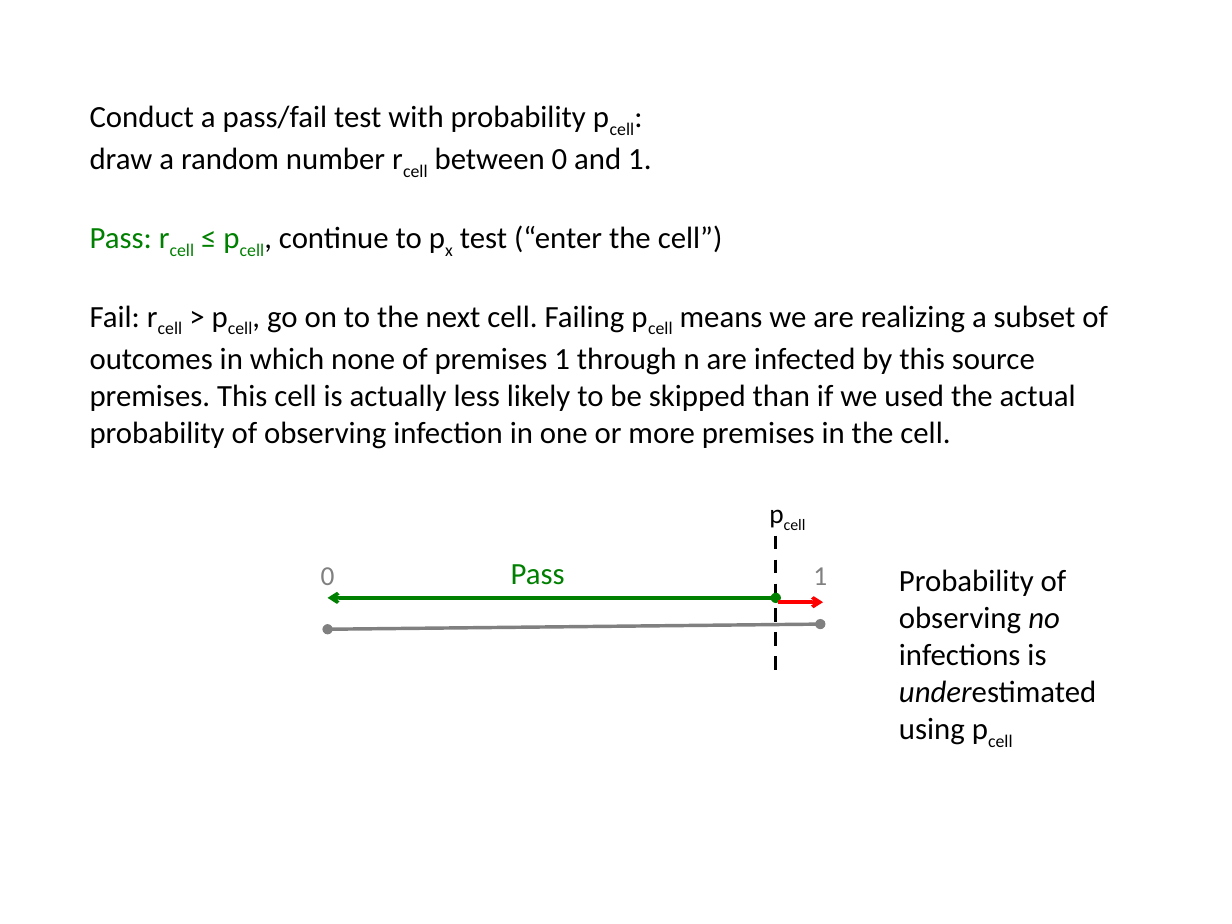
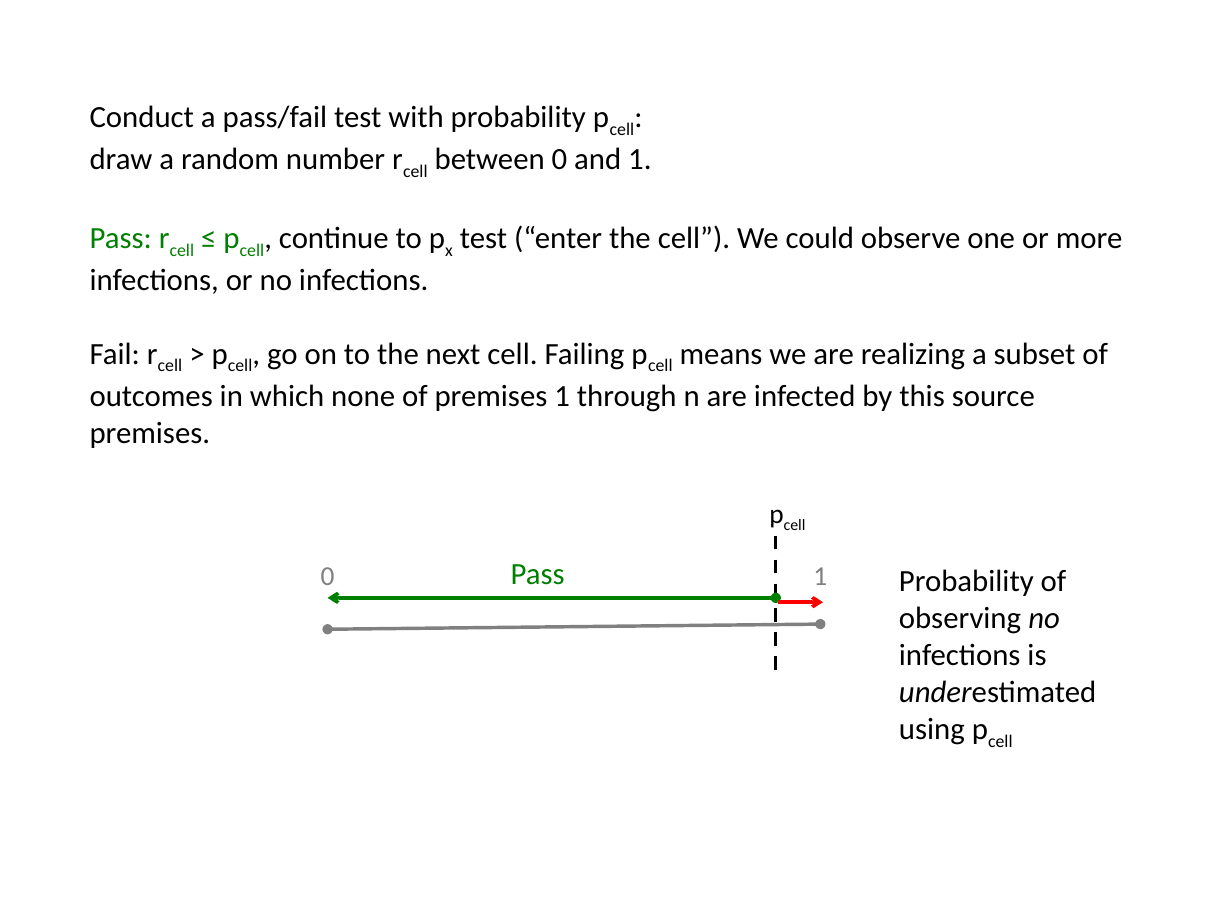
Before and after one commit to webblabb/usdosr, a slide deck: slide 25 of Schematics.pptx (slide 22 before the commit). Drawn at 1232x924 pixels with LibreOffice and Linux fonts; fonts in the diff are those of the drawing. Boxes give left, top, right and bottom in pixels: in the first picture for what was removed or moved away, otherwise in the second. Text is boxed around its words. In the diff, an @@ line names an element or a change of style, - is before the commit and + after.

```diff
--- a/Schematics.pptx
+++ b/Schematics.pptx
@@ text at [90, 225, 1122, 448]: text changed @@
-Pass: rcell ≤ pcell, continue to px test (“enter the cell”)
-Fail: rcell > pcell, go on to the next cell. Failing pcell means we are realizing a subset of outcomes in which none of premises 1 through n are infected by this source premises. This cell is actually less likely to be skipped than if we used the actual probability of observing infection in one or more premises in the cell.
+Pass: rcell ≤ pcell, continue to px test (“enter the cell”). We could observe one or more infections, or no infections.
+Fail: rcell > pcell, go on to the next cell. Failing pcell means we are realizing a subset of outcomes in which none of premises 1 through n are infected by this source premises.
```
Also in this commit, not shown: 7 other slides changed, 3 slides added, 9 other files.
